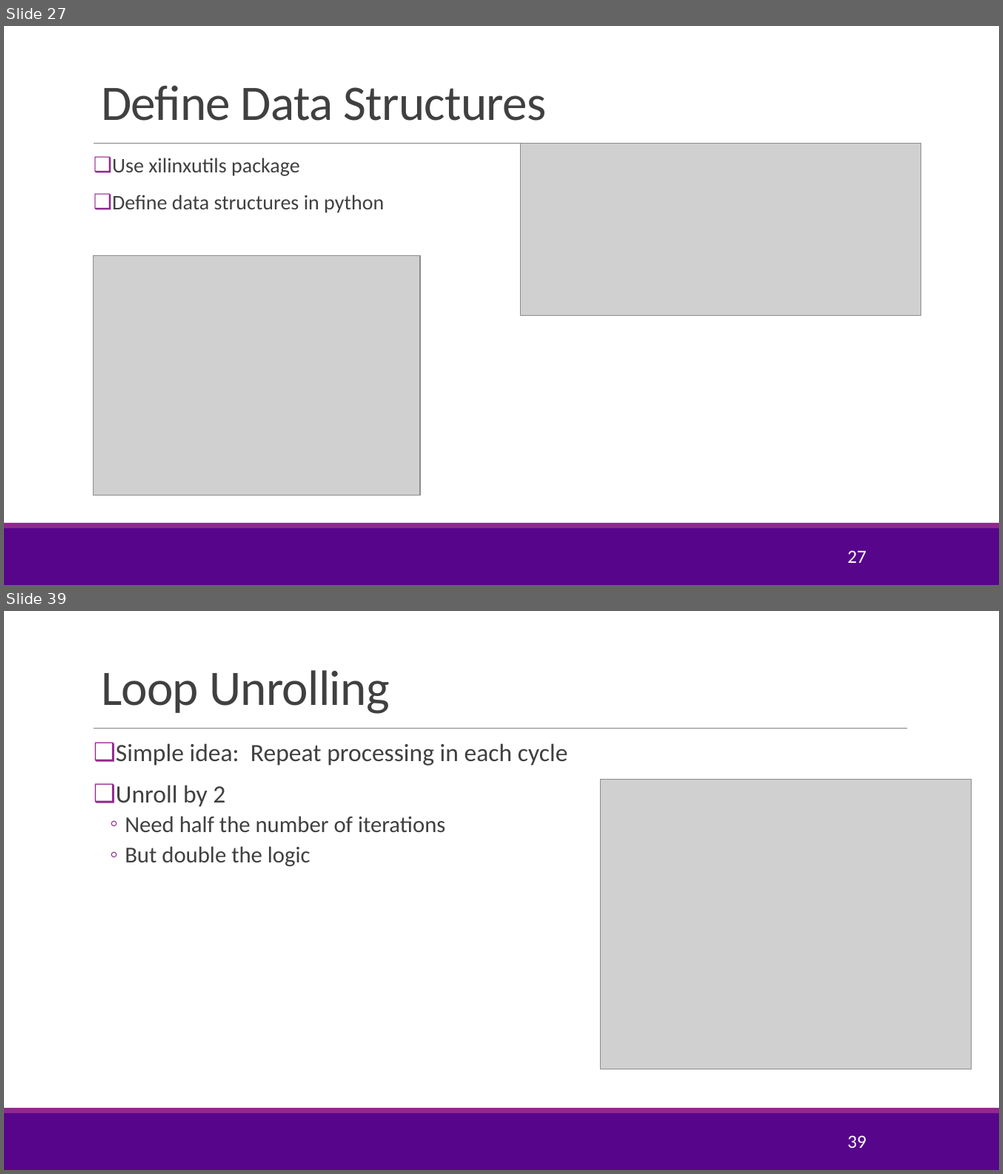
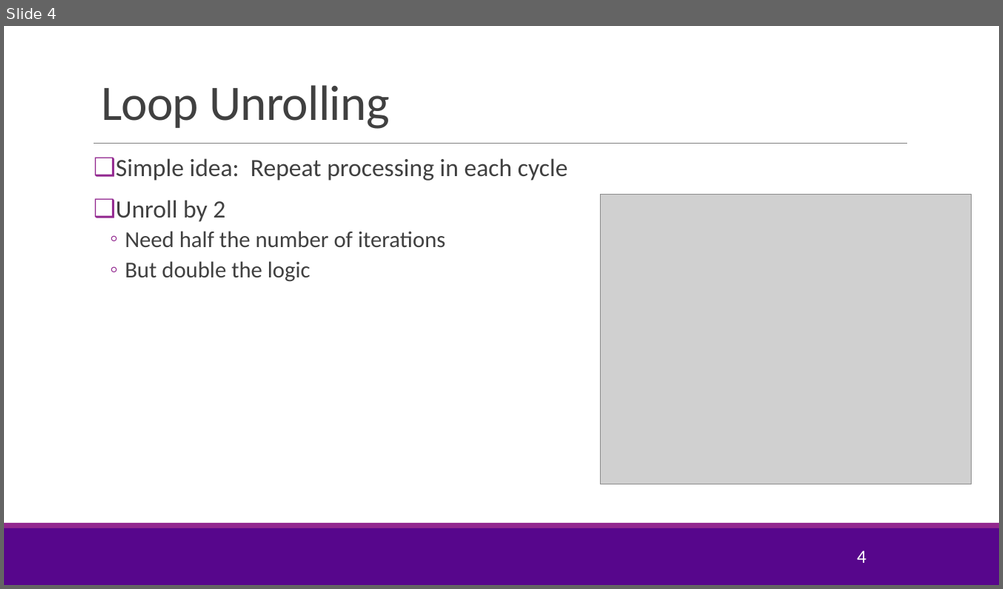
Before and after one commit to sdrangan/fpgademos, a slide deck: units/unit08_unroll/unroll.pptx. Shown one above the other, each under a label of ours: slides 27 and 39 before the commit, slide 4 after it; the slides between them are not shown. The pictures are 1003x1174 and 1003x589 pixels, drawn with LibreOffice and Linux fonts; fonts in the diff are those of the drawing; grey boxes stand for pictures; background and template pictures are left out. Boxes give left, top, right and bottom in pixels: in the first picture for what was removed or moved away, otherwise in the second. Text is boxed around its words. In the diff, an @@ line names an element or a change of style, - is before the commit and + after.

```diff
--- a/units/unit08_unroll/unroll.pptx
+++ b/units/unit08_unroll/unroll.pptx
@@ slide 27 removed at bbox=[4, 26, 999, 585], background #FFFFFF; not listed: 3 template elements that a slide beside it also shows @@
@@ title removed at bbox=[101, 85, 546, 121] @@
-Define Data Structures
@@ text removed at bbox=[112, 158, 384, 213] @@
-❑ Use xilinxutils package
-❑ Define data structures in python
@@ picture removed at bbox=[521, 143, 920, 316] @@
@@ picture removed at bbox=[94, 256, 421, 495] @@
@@ page number removed at bbox=[847, 551, 866, 563] @@
-27
@@ what was slide 39 is now slide 4 @@
@@ page number at bbox=[856, 551, 866, 563]: text changed @@
-39
+4
```
Also in this commit, not shown: 1 slide added, 34 other slides removed, 13 other files.
